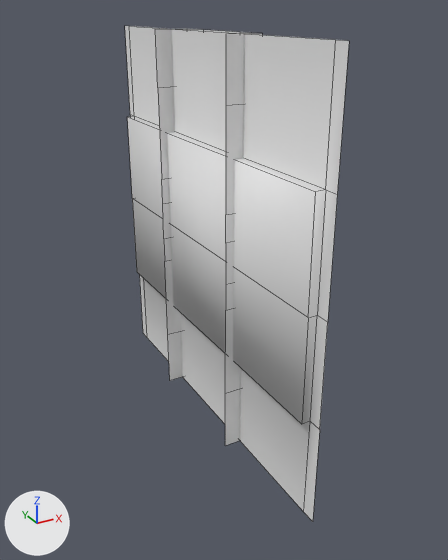
The OBJ model unity/Artifact51/Assets/Art/Models/level01_wall.obj, before and after one commit.
The view is the same before and after, from a 50 mm camera at (-204.0, -248.0, 314.0) aimed at (6.0, 134.0, 124.0). Lighting does not change. The marker at lower left points along +X, +Y and +Z. Mesh edges are drawn as thin lines. Where no turn or scale is listed for an object, it has been applied to the vertices.

Script lines for the objects in view, before the commit:
```python
me_level01_wall003 = bpy.data.meshes.new('level01_wall003')
me_level01_wall003.from_pydata(...)  # 78 vertices, 57 faces; spans x -13.0..23.0, y 0.0..300.0, z 0.0..300.0
ob_level01_wall003 = bpy.data.objects.new('level01_wall003', me_level01_wall003)
ob_level01_wall003.location = (0.0, 0.0, 0.0)
```
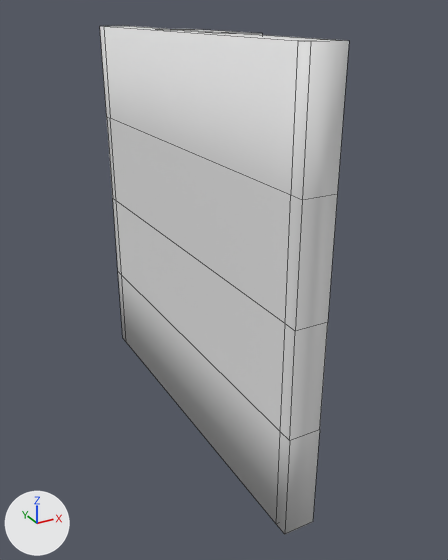
The newer file is also rescaled (x0.0335) as a whole; pictures and numbers use the older file's frame.

Edits to the bpy script that builds the scene:
```text
Change me_level01_wall003:
    used by ob_level01_wall003; location = (0.0, 0.0, 0.0)
    remove me_level01_wall003.from_pydata(...)  # 78 vertices, 57 faces; spans x -13.0..23.0, y 0.0..300.0, z 0.0..300.0
    add me_level01_wall003.from_pydata(...)  # 102 vertices, 89 faces; spans x -22.0..23.0, y 0.0..300.0, z 0.0..300.0
    me_level01_wall003 part 1
    10 vertices are added at x -22.0..-13.0, y 10.0..290.0, z 0.0..300.0
    14 new vertices lie (-22.0, 0.0, 0.0) away from vertices in x 0.0, y 0.0..300.0, z 0.0..300.0
    32 new faces join them
```

Pixel boxes (x1, y1, x2, y2) of what changed, in the pictures (448 x 560 px):
'level01_wall003', reshaped (11% wider)
    before: (125, 26, 349, 522)
    after: (100, 26, 349, 534)
part 1 of me_level01_wall003, added
    after: (100, 26, 349, 534)
